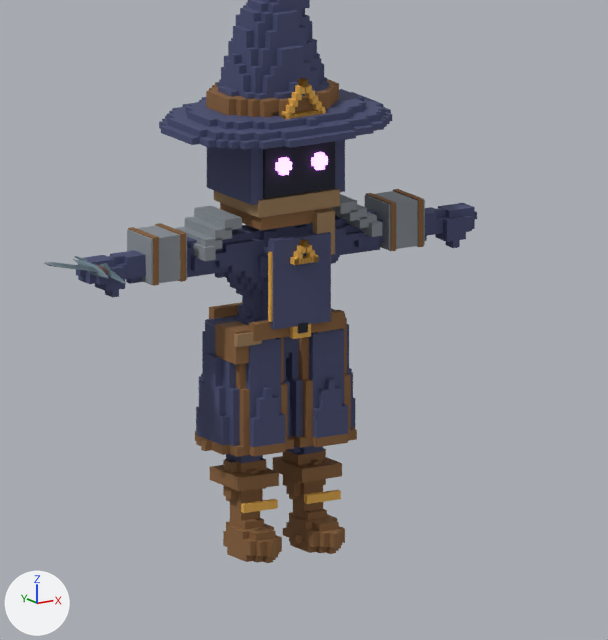
Two versions of the Blender file ArtSource/VoxelAdventurer/ReferenceMage/Voxel_Reference_Mage.blend, one commit apart.
Rendered twice from the file's camera 'Camera'. Every picture has the same lights, and +X, +Y and +Z are marked at lower left. The older version comes first.

Objects in the first picture: 'Belt front', 'Bracer L', 'Bracer R', 'Chest clasp', 'Chest tabard', 'Eye violet', 'Eye violet.001', 'Face shadow', 'Hood back', 'Hood crown', 'Hood side', 'Scarf hanging end', 'Scarf lower', 'Scarf upper', 'Shoulder plate R', 'Sword_E_RightHand', 'Tabard trim', 'Voxel_Base_GameReady' and 18 more.
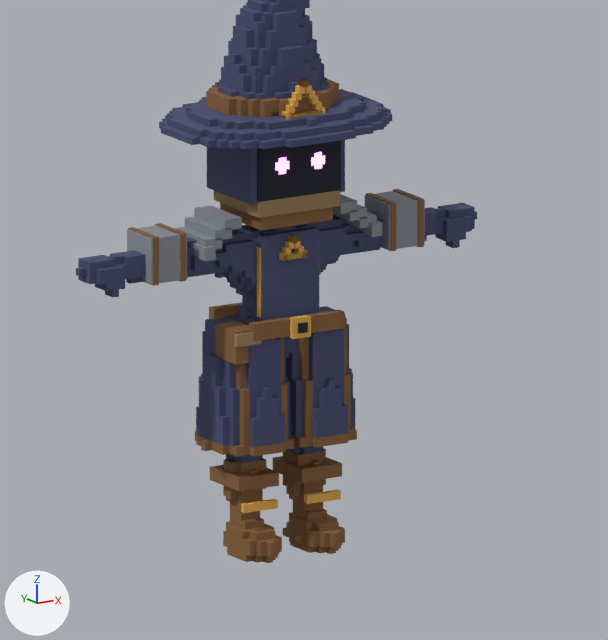
The change, as a list of edits to the scene's bpy script:
```text
Remove ob_sword_e_righthand:
    ob_sword_e_righthand = bpy.data.objects.new('Sword_E_RightHand', me_sword_e)
    ob_sword_e_righthand.location = (0.0, 0.0, 0.0)
Change ob_face_shadow:
    ob_face_shadow.location: (0.0, 0.0, 0.0) -> (0.0, 0.0, -0.261)
    ob_face_shadow.scale: (1.0, 1.0, 1.0) -> (1.16, 1.0, 1.16)
Change ob_eye_violet:
    ob_eye_violet.location: (0.0, 0.0, 0.0) -> (0.0, 0.021, 0.0)
Change ob_eye_violet_001:
    ob_eye_violet_001.location: (0.0, 0.0, 0.0) -> (0.0, 0.021, 0.0)
Remove ob_scarf_hanging_end:
    ob_scarf_hanging_end = bpy.data.objects.new('Scarf hanging end', me_cubo_010)
    ob_scarf_hanging_end.location = (0.0, 0.0, 0.0)
Change ob_chest_tabard:
    ob_chest_tabard.location: (0.0, 0.0, 0.0) -> (0.0, 0.089, 0.0)
Change ob_tabard_trim:
    ob_tabard_trim.location: (0.0, 0.0, 0.0) -> (0.0, 0.089, 0.0)
Change ob_chest_clasp:
    ob_chest_clasp.location: (0.0, 0.0, 0.0) -> (0.0, 0.089, 0.0)
```

Location of each change, [x1, y1, x2, y2] in pixels of the pictures (608 x 640 px):
'Chest tabard', moved: before [268, 232, 331, 329]; after [257, 226, 319, 321]
'Face shadow', moved, rescaled: before [263, 141, 335, 199]; after [257, 140, 341, 202]
'Chest clasp', moved: before [290, 239, 318, 265]; after [279, 235, 307, 261]
'Sword_E_RightHand', deleted (blue): before [44, 256, 126, 284]
'Tabard trim', moved: before [268, 251, 273, 322]; after [257, 247, 261, 317]
'Scarf hanging end', deleted (brown): before [313, 210, 335, 255]
'Eye violet.001', moved: before [311, 152, 328, 170]; after [311, 152, 325, 169]
'Eye violet', moved: before [275, 157, 292, 176]; after [275, 157, 289, 175]
